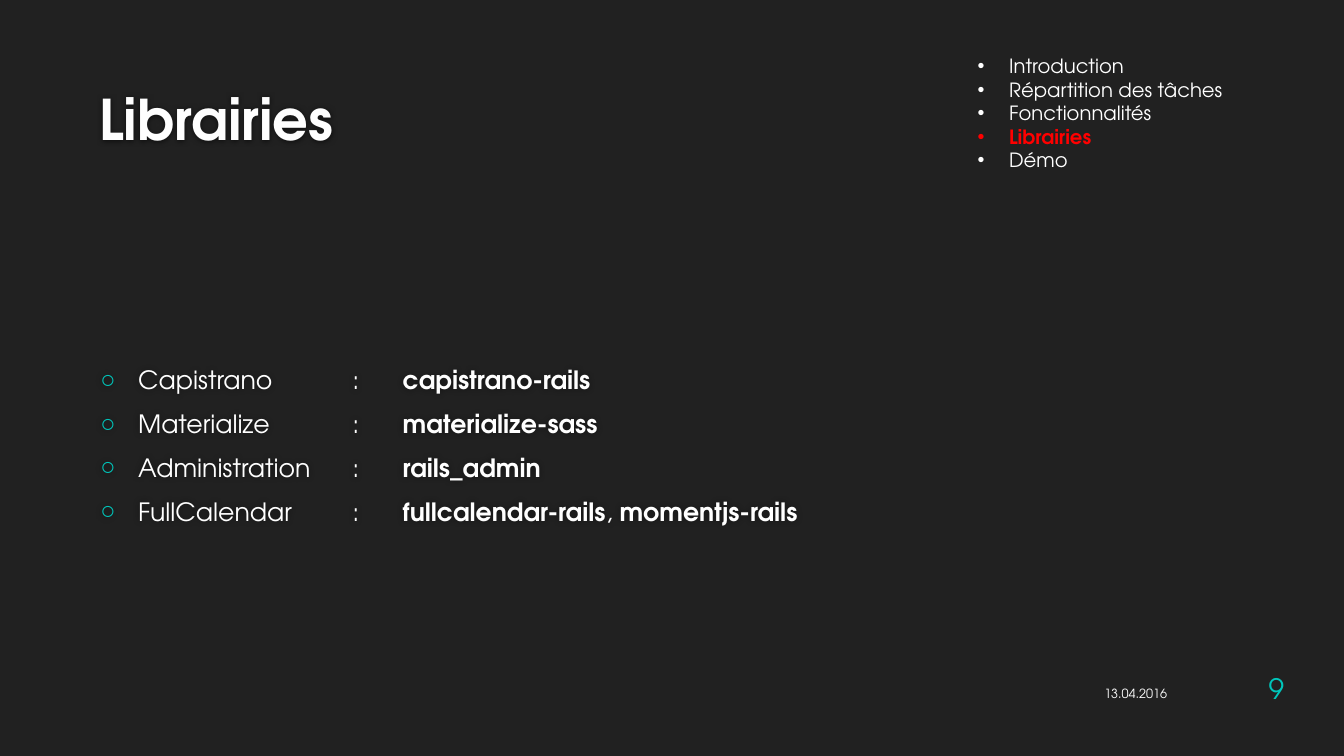
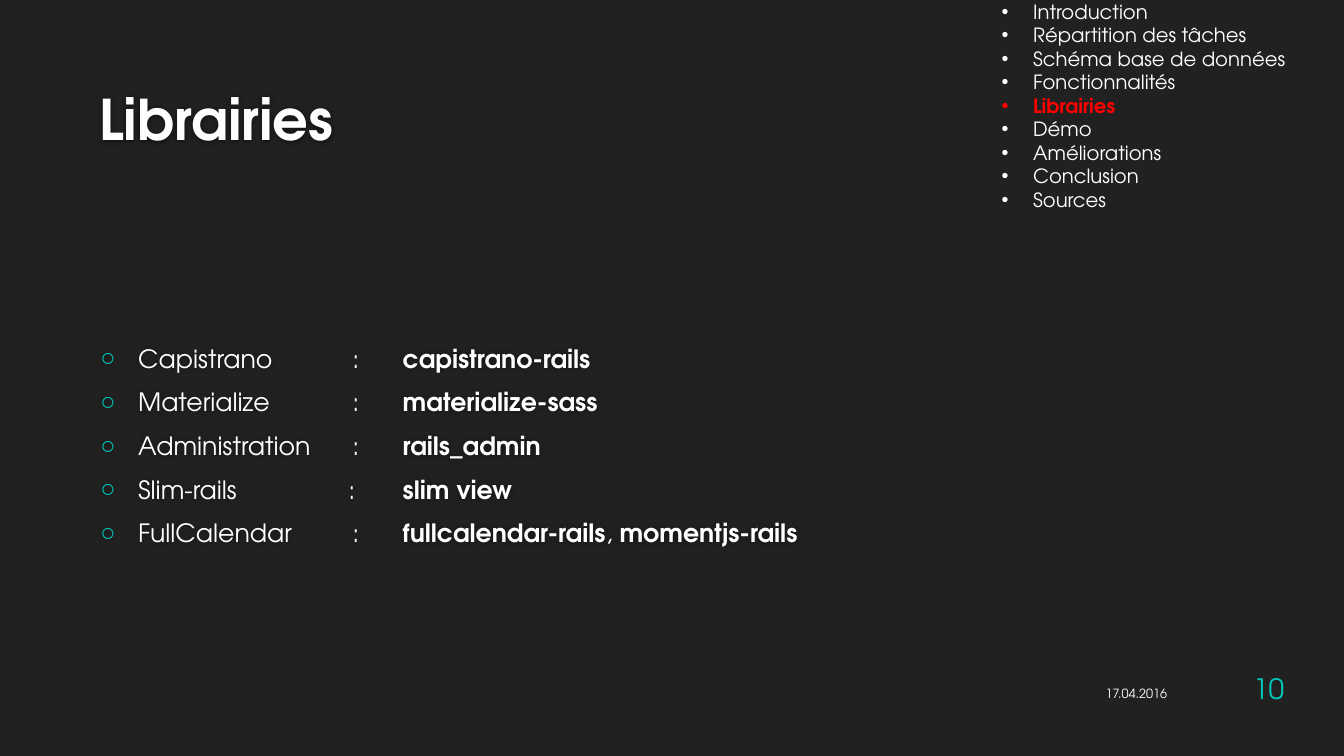
Before and after one commit to HE-Arc/LocationMateriel, a slide deck: slide 10 of ProjetRubyDoc/Presentation_RentArt.pptx (slide 9 before the commit). Drawn at 1344x756 pixels with LibreOffice and Linux fonts; fonts in the diff are those of the drawing; background and template pictures are left out. Boxes give left, top, right and bottom in pixels: in the first picture for what was removed or moved away, otherwise in the second. Text is boxed around its words. In the diff, an @@ line names an element or a change of style, - is before the commit and + after.

```diff
--- a/ProjetRubyDoc/Presentation_RentArt.pptx
+++ b/ProjetRubyDoc/Presentation_RentArt.pptx
@@ text "Introduction": place and size @@
-text "Introduction" at <box>1009,58,1223,168</box>
+text "Introduction" at <box>1033,4,1285,208</box>
@@ text at <box>1033,45,1285,75</box>: paragraph added @@
+• Schéma base de données
@@ text at <box>1033,145,1161,208</box>: paragraphs added @@
+• Améliorations
+• Conclusion
+• Sources
@@ text at <box>403,479,513,500</box>: paragraph added @@
+○ Slim-rails : slim view
@@ text at <box>1106,688,1167,698</box>: text changed @@
-13.04.2016
+17.04.2016
@@ page number at <box>1253,678,1284,700</box>: text changed @@
-9
+10
```
Also in this commit, not shown: 10 other slides changed, 4 slides added.
